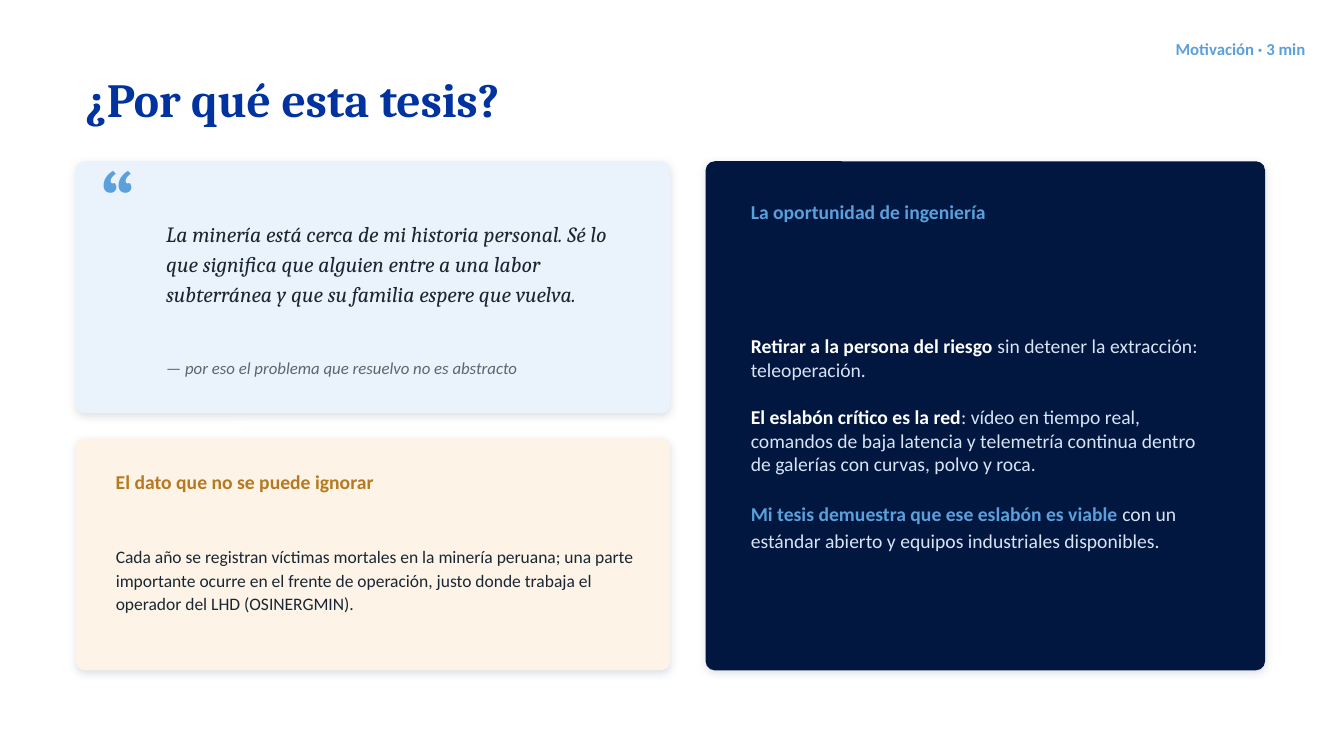
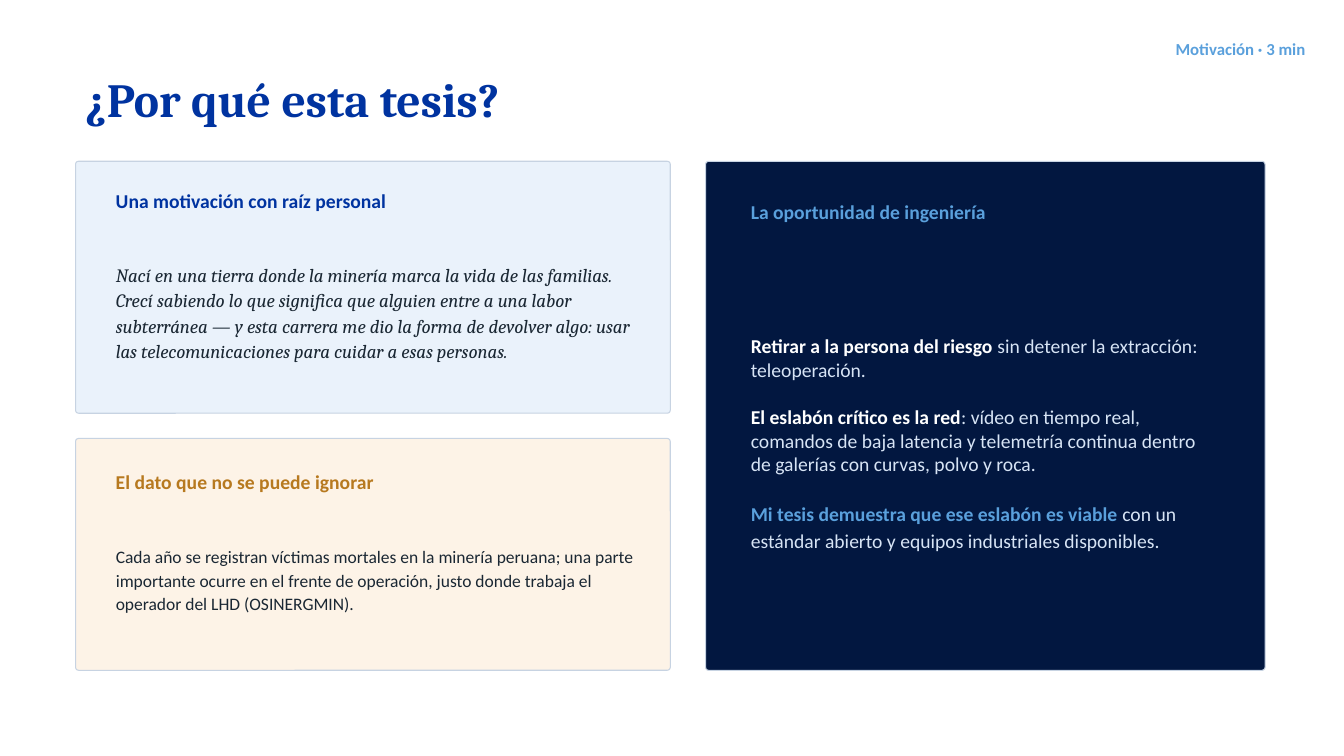
Before and after one commit to AdrianLopez012/tesis-lhd-802.11ac, a slide deck: slide 3 of fase4/presentacion/sustentacion_tesis.pptx. Drawn at 1344x756 pixels with LibreOffice and Linux fonts; fonts in the diff are those of the drawing. Boxes give left, top, right and bottom in pixels: in the first picture for what was removed or moved away, otherwise in the second. Text is boxed around its words. In the diff, an @@ line names an element or a change of style, - is before the commit and + after.

```diff
--- a/fase4/presentacion/sustentacion_tesis.pptx
+++ b/fase4/presentacion/sustentacion_tesis.pptx
@@ text removed at (91,151,171,242) @@
-“
@@ outline none to #C7D3E2 0.75 pt; shadow off; proportions changed in 3 elements at (76,161,670,413), (76,439,670,670), (706,161,1265,670) @@
@@ text added at (116,194,386,211), 14 pt, text #0033A0, bold @@
+Una motivación con raíz personal
@@ text at (116,269,630,362): text changed; size 15.5 to 13.5 pt @@
-La minería está cerca de mi historia personal. Sé lo que significa que alguien entre a una labor subterránea y que su familia espere que vuelva.
+Nací en una tierra donde la minería marca la vida de las familias. Crecí sabiendo lo que significa que alguien entre a una labor subterránea — y esta carrera me dio la forma de devolver algo: usar las telecomunicaciones para cuidar a esas personas.
@@ text removed at (185,362,518,377) @@
-— por eso el problema que resuelvo no es abstracto
```
Also in this commit, not shown: 9 other slides changed, 1 slide added, 1 slide removed, 11 other files.
